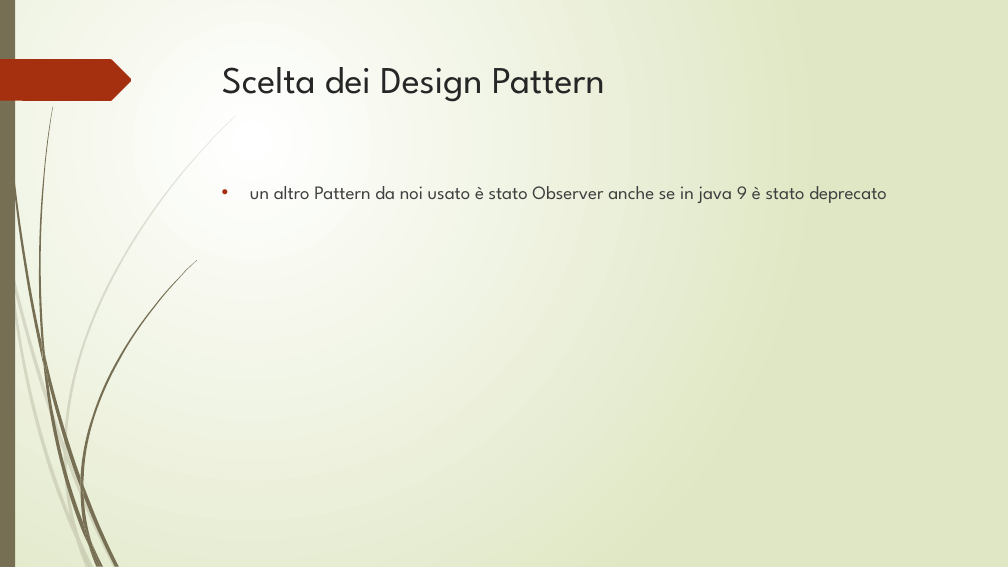
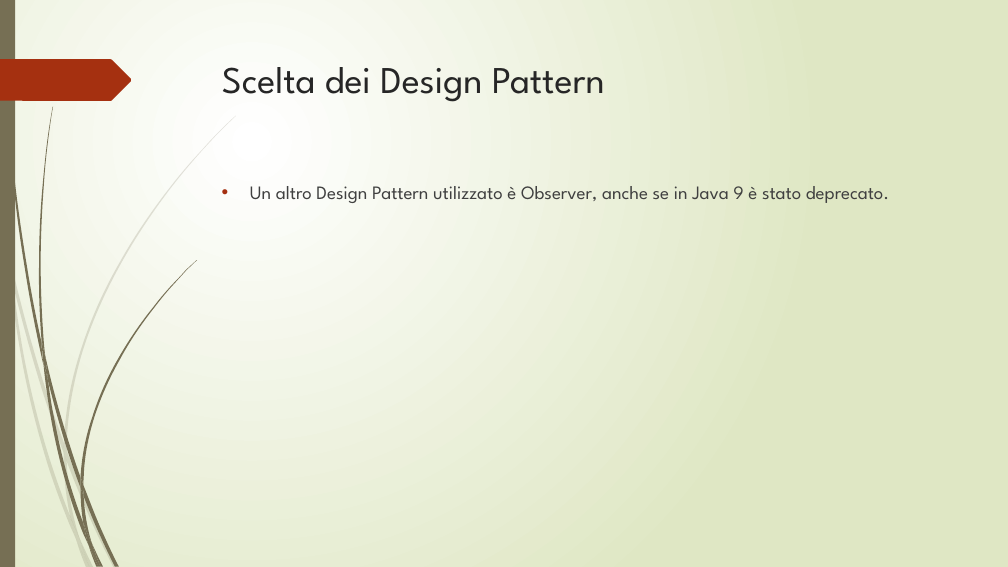
Before and after one commit to JimMinor/EventManager, a slide deck: slide 6 of Progetto/Presentazione/Nuovo Presentazione di Microsoft PowerPoint.pptx. Drawn at 1008x567 pixels with LibreOffice and Linux fonts; fonts in the diff are those of the drawing. Boxes give left, top, right and bottom in pixels: in the first picture for what was removed or moved away, otherwise in the second. Text is boxed around its words. In the diff, an @@ line names an element or a change of style, - is before the commit and + after.

```diff
--- a/Progetto/Presentazione/Nuovo Presentazione di Microsoft PowerPoint.pptx
+++ b/Progetto/Presentazione/Nuovo Presentazione di Microsoft PowerPoint.pptx
@@ text at <box>250,186,889,203</box>: text changed @@
-• un altro Pattern da noi usato è stato Observer anche se in java 9 è stato deprecato
+• Un altro Design Pattern utilizzato è Observer, anche se in Java 9 è stato deprecato.
```
Also in this commit, not shown: 2 other slides changed.
